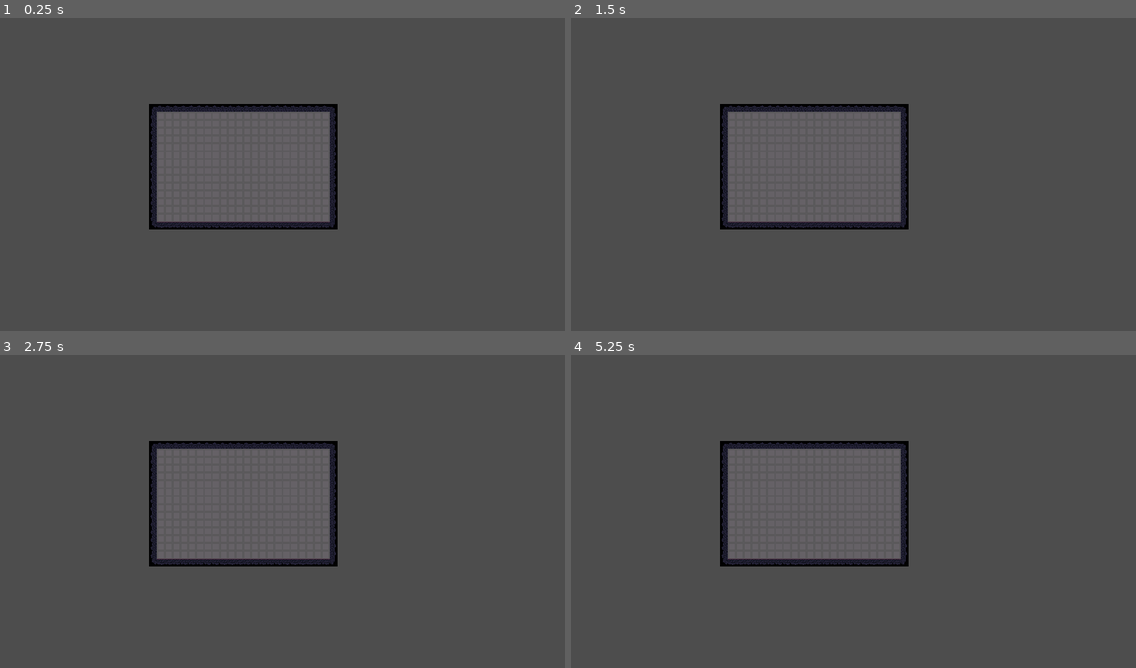
Above: before the commit, frames 1-4 (two rows, left to right).
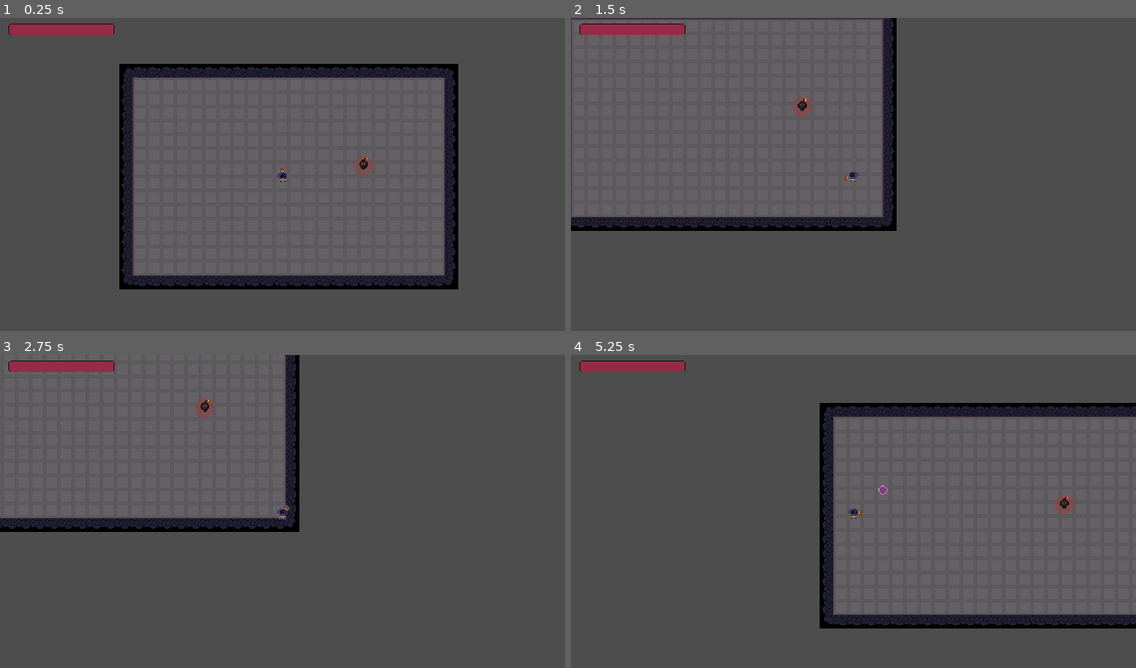
Above: after the commit, the same moments.

Repository: Arssin/Bullet_Hell_Jam
Game: Godot game, scene res://scenes/Level7.tscn
Same seed, same stepped clock (60 frames per second), same inputs: the game is played once before the commit and once after it. This scene is started directly instead of the project's main scene.
Inputs (mouse positions are in pixels of both pictures, inside the frame that each line leads up to):
- Up to frame 1 (0.25 s): no input
- Up to frame 2 (1.5 s): tap Enter at 0.5 s; move the mouse to (977, 161) at 0.52 s; hold D (move_right) 0.53-1.28 s; click (977, 161) at 0.6 s; move the mouse to (740, 193) at 1.27 s; hold S (move_down) from 1.28 s (still down); tap Space (dash) at 1.35 s
- Up to frame 3 (2.75 s): tap Space (dash) at 2 s; move the mouse to (339, 442) at 2.02 s; release S (move_down) at 2.03 s; hold D (move_right) from 2.03 s (still down); tap E (player_action) at 2.1 s
- Up to frame 4 (5.25 s): tap Enter at 2.75 s; move the mouse to (825, 577) at 2.77 s; release D (move_right) at 2.78 s; hold W (move_up) 2.78-3.53 s; click (825, 577) at 2.85 s; move the mouse to (1023, 561) at 3.52 s; hold Left (move_left) 3.53-5.03 s; tap Space (dash) at 3.6 s; move the mouse to (684, 464) at 4.27 s; tap E (player_action) at 4.35 s; move the mouse to (881, 514) at 5.02 s; hold S (move_down) from 5.03 s (still down); click (881, 514) at 5.1 s

The runs differ from the first frame. In frame 1, 24% of the frame differs, in the area x 1-82%, y 1-87%; in frame 2, 20%; in frame 3, 20%; in frame 4, 29%, in the area x 1-100%, y 1-88%.

Commit message:
lvl 7

Diff:
--- a/scenes/Level7.tscn
+++ b/scenes/Level7.tscn
@@ -1,8 +1,16 @@
-[gd_scene load_steps=2 format=3 uid="uid://l13hfb4rvwe3"]
+[gd_scene load_steps=4 format=3 uid="uid://l13hfb4rvwe3"]
 
 [ext_resource type="PackedScene" uid="uid://df3rvcxvib2rc" path="res://scenes/map_creator.tscn" id="1_xl0ur"]
+[ext_resource type="PackedScene" uid="uid://bwofc6vedhbhe" path="res://scenes/player.tscn" id="2_offrb"]
+[ext_resource type="PackedScene" uid="uid://dr61ppjfn6pra" path="res://scenes/bomb.tscn" id="3_ag6el"]
 
 [node name="Level7" type="Node2D"]
 
 [node name="MapCreator" parent="." instance=ExtResource("1_xl0ur")]
 layer_0/tile_data = PackedInt32Array(720916, 65536, 0, 720917, 65536, 0, 720918, 65536, 0, 720919, 65536, 0, 720920, 65 …(7045 unchanged characters)…
+
+[node name="Player" parent="." instance=ExtResource("2_offrb")]
+position = Vector2(489, 304)
+
+[node name="Bomb" parent="." instance=ExtResource("3_ag6el")]
+position = Vector2(581, 291)
--- a/scenes/bomb.tscn
+++ b/scenes/bomb.tscn
@@ -105,7 +105,6 @@
 }
 
 [node name="arr" type="Sprite2D" parent="."]
-visible = false
 position = Vector2(0, 0.500001)
 scale = Vector2(1.625, 1.5625)
 texture = ExtResource("2_p7e7l")
@@ -121,14 +120,19 @@
 shape = SubResource("CircleShape2D_2pkgv")
 
 [node name="ChaseArea" type="Area2D" parent="."]
+collision_layer = 0
+collision_mask = 4
 
 [node name="CollisionShape2D2" type="CollisionShape2D" parent="ChaseArea"]
 shape = SubResource("CircleShape2D_ownya")
 
 [node name="Area2D" type="Area2D" parent="."]
+monitorable = false
 
 [node name="CollisionShape2D" type="CollisionShape2D" parent="Area2D"]
 shape = SubResource("CircleShape2D_p7u8k")
 disabled = true
 
 [connection signal="body_entered" from="ChaseArea" to="." method="_on_chase_area_body_entered"]
+[connection signal="body_exited" from="ChaseArea" to="." method="_on_chase_area_body_exited"]
+[connection signal="body_entered" from="Area2D" to="." method="_on_area_2d_body_entered"]
--- a/scripts/bomb.gd
+++ b/scripts/bomb.gd
@@ -1,6 +1,25 @@
 extends CharacterBody2D
 
+@export var detonation_dmg = 10
+var player: Player
+var chase = true
+
+func _physics_process(delta: float) -> void:
+	if chase && player:
+		velocity = (player.global_position - position) * 10
 
 
 func _on_chase_area_body_entered(body: Node2D) -> void:
+	if body is Player:
+		player = body
+		chase = true
+
+
+func _on_area_2d_body_entered(body: Node2D) -> void:
 	pass # Replace with function body.
+
+
+func _on_chase_area_body_exited(body: Node2D) -> void:
+	if body is Player:
+		player = null
+		chase = false
